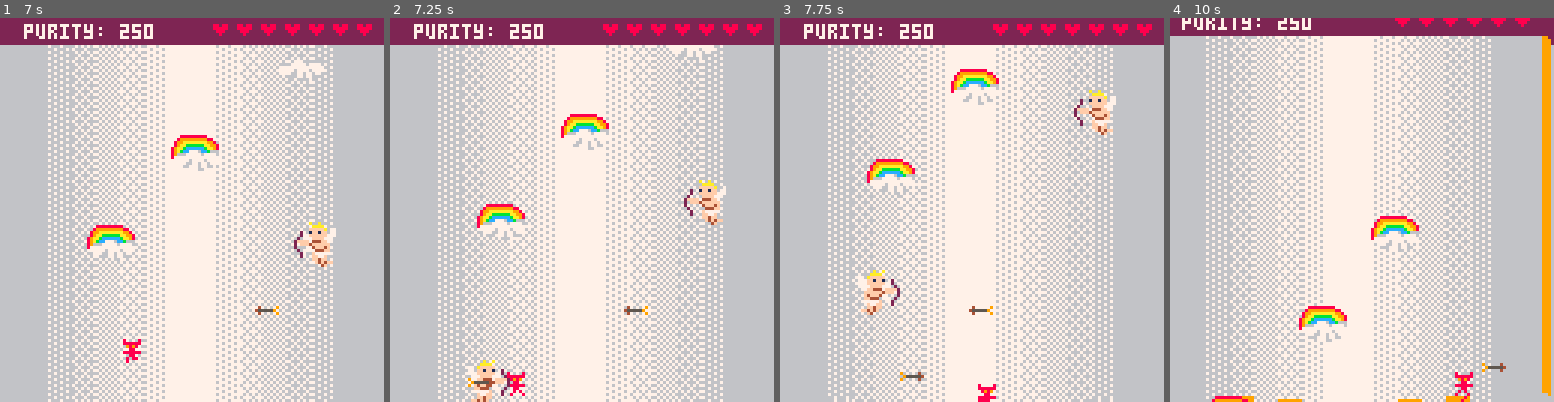
Above: before the commit, frames 1-4 (left to right).
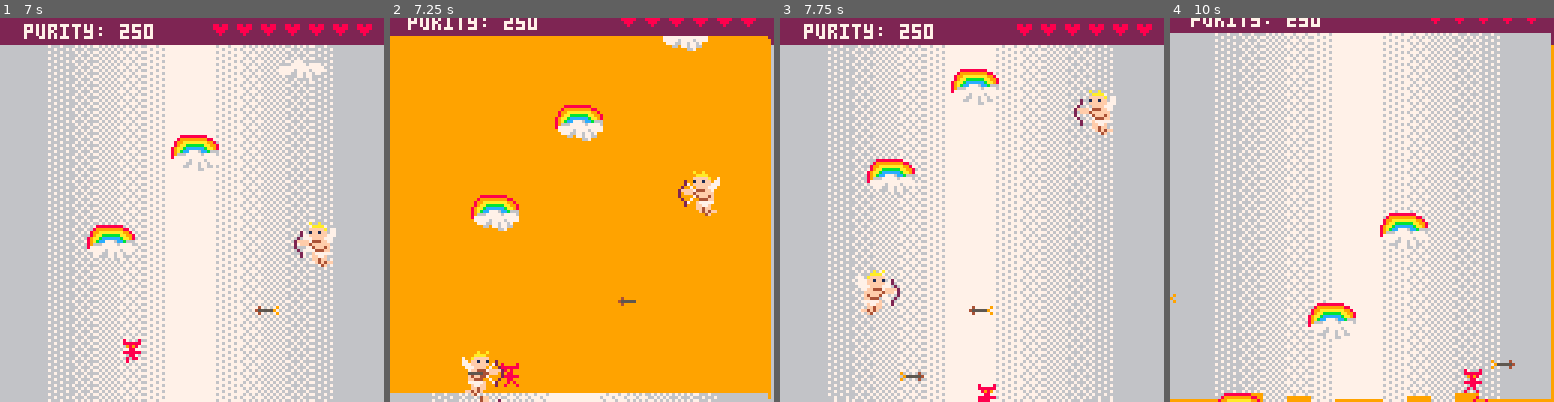
Above: after the commit, the same moments.

Repository: MCSDWVL/picopcp
Game: PICO-8 cartridge helloworld.p8
Same seed, same stepped clock (60 frames per second), same inputs: the game is played once before the commit and once after it.
Inputs:
- Up to frame 1 (7 s): hold Left 1.97-2.37 s; hold Down 2.42-2.82 s; hold Right 2.87-3.53 s; hold Up 3.58-4.08 s; hold Right 4.13-4.53 s; hold Down 4.58-5.08 s; hold Left 5.13-5.8 s; hold Up 5.85-6.18 s; hold Left 6.23-6.63 s; hold Down from 6.68 s (still down)
- Up to frame 2 (7.25 s): release Down at 7.08 s; hold Right from 7.13 s (still down)
- Up to frame 3 (7.75 s): keep holding Right
- Up to frame 4 (10 s): release Right at 7.8 s; hold Up 7.85-8.35 s; hold Right 8.4-8.8 s; hold Down 8.85-9.35 s; hold Left from 9.4 s (still down)

Frame 1 is identical in both runs. In frame 2, 94% of the frame differs, in the area x 0-100%, y 0-100%; in frame 3, less than 0.1%; in frame 4, 28%.

Commit message:
fixed collision on big actors

Diff:
--- a/helloworld.p8
+++ b/helloworld.p8
@@ -87,22 +87,32 @@
     frametime=1,
   },
 
+  debug_prefab = {
+    spr_w=2,
+    spr_h=1,
+    frames={10},
+    w=16,
+    dy=0,
+  },
+
   -- enemies - heaven
   rainbow = {
     spr_w=2,
     spr_h=1,
     frames={10},
+    w=16,
     is_innocent = true,
     purity = 250,
     init = function(a)
       -- create a cloud infront and slightly down
       create_actor(a.x, a.y+5, actor_prefabs.large_cloud)
     end,
-    w=8,
   },
   cherub = {
     spr_w=2,
     spr_h=2,
+    w=16,
+    h=16,
     frames={20},
     dy=-2,
     frametime=5,
@@ -127,6 +137,8 @@
     spr_w=2,
     spr_h=2,
     frames={71},
+    w=16,
+    h=16,
   },
   small_alien = {
     frames={73,74},
@@ -194,6 +206,8 @@
    frames = {80,82},
    spr_w=2,
    spr_h=2,
+   w=16,
+   h=16,
    damping=.89,
    frametime = 5,
    frames_since_moved = 0,
@@ -233,6 +247,8 @@
    frames = {76,78},
    spr_w=2,
    spr_h=2,
+   w=16,
+   h=12,
    t = 0,
    init = function(a)
      if(a.x < pl.x) then
@@ -315,6 +331,8 @@
  mermaid = {
    spr_w=2,
    spr_h=2,
+   w=16,
+   h=16,
    frames={22,24},
    frametime=2,
    init = function(a)
@@ -672,7 +690,23 @@
     end
    end,
    spawns = {}
-  }
+ },
+ -- debug = {
+ --   init = function(self)
+ --     self.a = create_actor(64, 64, actor_prefabs.debug_prefab)
+ --   end,
+ --   song = 5,
+ --   draw_bg = function(self)
+ --     cls()
+ --     color(7)
+ --     print(self.a.x + self.a.w, 5, 20)
+ --     print(pl.x, 5, 30)
+ --     print(self.a.x, 30, 20)
+ --     print(self.a.w, 50, 20)
+ --   end,
+ --   update = function() end,
+ --   spawns = {},
+ -- },
 }
 ordered_levels = {
   levels.heaven,
@@ -738,10 +772,10 @@
 function collide()
  for a in all(actors) do
   if (a ~= pl) and not a.nocollide then
-  	if not ((pl.x+pl.w < a.x) or
-  	   (a.x+a.w < pl.x) or
-  	   (pl.y+pl.h < a.y) or
-  	   (a.y+a.h < pl.y))
+    if ((pl.x + pl.w > a.x) and
+        (a.x+a.w > pl.x) and
+        (pl.y+pl.h > a.y) and
+        (a.y+a.h > pl.y))
   	then
       -- return the actor we collide with so we can decide what to do with it.
     return a
